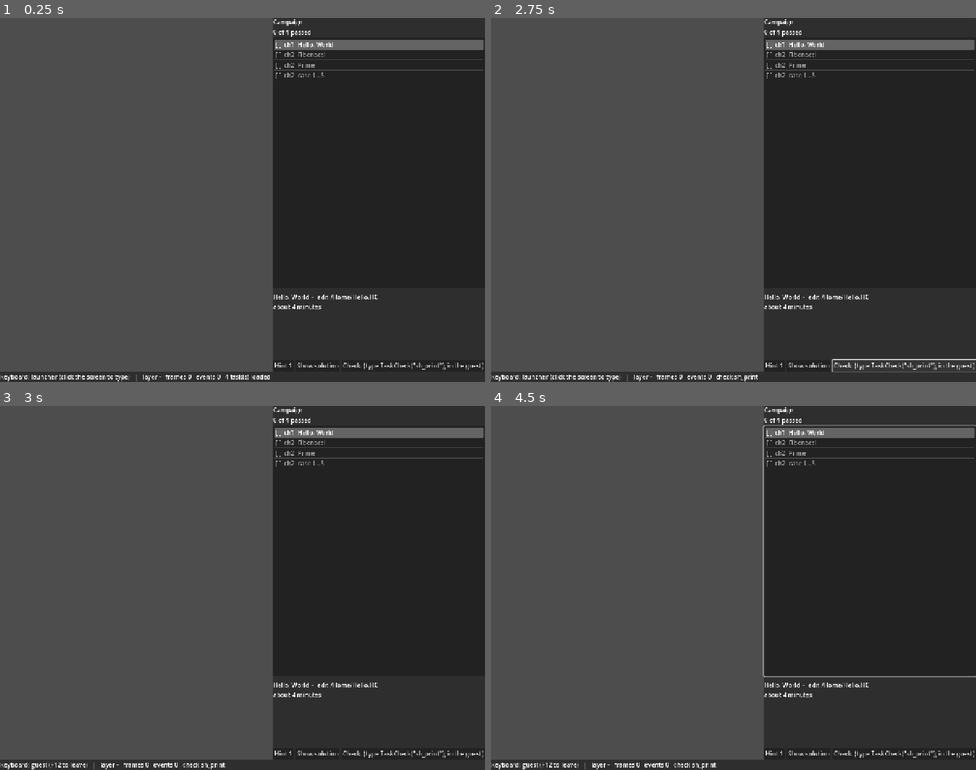
Above: before the commit, frames 1-4 (two rows, left to right).
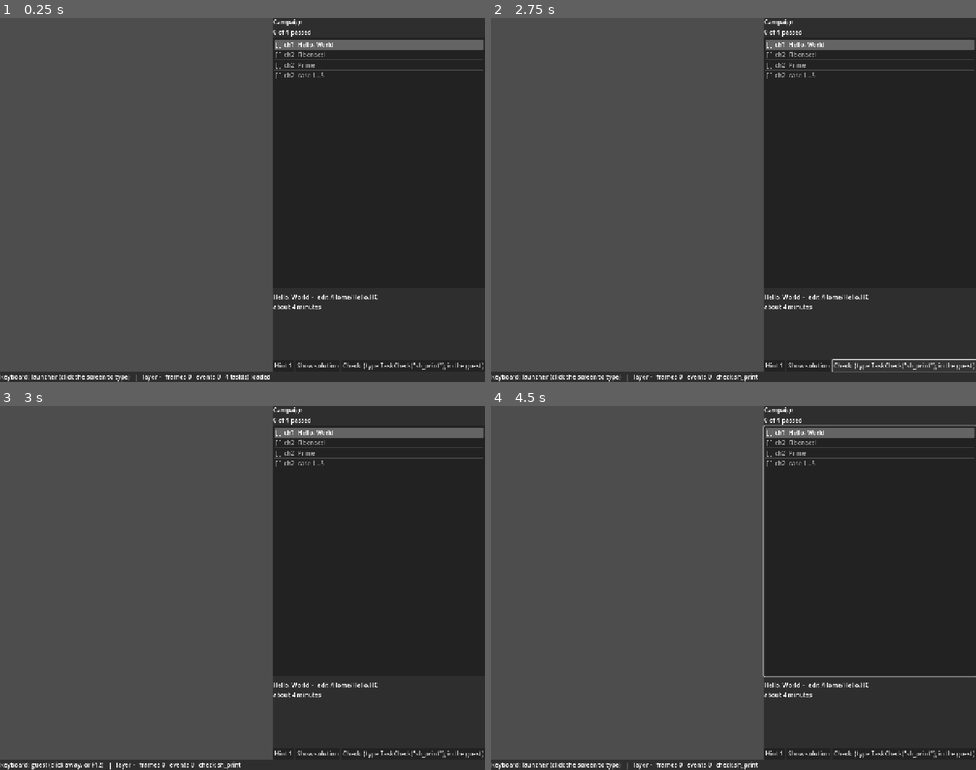
Above: after the commit, the same moments.

Repository: vladslugin/templeos-steam
Game: Godot game, scene res://scenes/Main.tscn
Two runs of this game, one before a commit and one after it. Both use one fixed random seed, a clock stepped at 60 frames per second and the inputs below.
Inputs (mouse positions are in pixels of both pictures, inside the frame that each line leads up to):
- Up to frame 1 (0.25 s): no input
- Up to frame 2 (2.75 s): click "Hint 1" at 0.5 s; click "Show solution" at 1.25 s; click "Check (type TaskCheck('sh_pri…" at 2 s
- Up to frame 3 (3 s): tap Enter at 2.75 s; move the mouse to (135, 584) at 2.77 s; hold Right from 2.78 s (still down); tap Shift at 2.85 s; click (135, 584) at 2.92 s
- Up to frame 4 (4.5 s): tap Space at 3.02, 3.5, 3.77 s; move the mouse to (636, 606) at 3.52 s; release Right at 3.53 s; hold Down 3.53-4.28 s; tap Ctrl at 3.6 s; click (636, 606) at 3.67 s; tap Enter at 4.25 s; move the mouse to (782, 507) at 4.27 s; hold Right from 4.28 s (still down); tap Alt at 4.35 s; click (782, 507) at 4.42 s

Frames 1-2 are identical in both runs. In frame 3, 0.3% of the frame differs, in the area x 10-50%, y 97-100%; in frame 4, 0.4%, in the area x 6-55%, y 97-100%.

Commit message:
The two cursors can be made to agree after all
The last commit said they could not, and settled for hiding one of them. That
was wrong, and it left the pointer landing somewhere other than where it was
aimed - worse with every stroke, which is the part that made it feel broken
rather than merely offset.

Three things were doing it, and only the third is really about the wire.

TempleOS halves incoming mouse movement. ms_hard.scale defaults to 0.5
(Kernel/SerialDev/Mouse.HC:358), so the pointer travelled half as far as the
hand did: asked to move 200 pixels it moved 100, asked for 400 it moved 200.
Terry documented the knob for this himself, in HomeLocalize.HC.

Its edge clamp rounds to the grid, which is 8 (Mouse.HC:210). Running the
pointer into a corner is how a relative device is told where it is, and with an
eight pixel grid the corner is only accurate to eight pixels - it came to rest
seven pixels off and stayed exactly seven pixels off at every position for the
rest of the session.

And a PS/2 packet carries nine signed bits of movement per axis, so a jump over
about 255 pixels arrives clipped. Moving a hand never does that. The pointer
coming back onto the guest's screen from the panel beside it does, every time,
and each one left the two ends further apart.

/Game/Pointer.HC handles the first two from inside the guest. GuestView syncs
once against a corner and breaks long jumps into pieces. Measured at eight
positions across the screen, from a cold boot: zero pixels of error at all of
them.

The cursor also used to disappear for as long as the keyboard was captured, so
reaching the hint button meant pressing an F12 nobody would think to press. It
now hides only while the pointer is over the guest, and clicking anything in the
launcher hands the keyboard back.

tools/measure_latency.py is here so the next "it lags" gets a number. Frames per
second is the wrong one and cost a day: the server holds an update request open
until pixels actually change, so a still desktop honestly answers two or three
times a second and nothing is wrong. Keystroke to pixels is the number that
matters - 40ms, of which the guest's own painting is 25.

That also corrects the figures in the last commit. The rate limit is worth
keeping, but attaching the launcher costs the guest six frames, not fifteen: 30
with the limit, 24 without.

Diff:
--- a/host/temple/scripts/GuestView.gd
+++ b/host/temple/scripts/GuestView.gd
@@ -15,11 +15,12 @@
 ## points at is what the guest is told about. Deriving them separately is how a
 ## cursor ends up somewhere other than where it appears.
 ##
-## Typing goes to the guest only while capture is on, and F12 always takes it
-## back - the OS has Ctrl-Alt combinations of its own, so a player who cannot
+## Typing goes to the guest while this view has focus, and clicking anything in
+## the launcher takes it back. F12 does too, for the times there is nothing to
+## click: the OS has Ctrl-Alt combinations of its own, so a player who cannot
 ## escape them is stuck.
 ##
-## THE MOUSE, and why the host cursor disappears while captured.
+## THE MOUSE, and why the host cursor disappears over the guest.
 ##
 ## TempleOS drives a PS/2 mouse, which is a relative device: the driver adds
 ## whatever the hardware reports to its own position and scales it on the way in
@@ -28,16 +29,26 @@
 ##     Kernel/SerialDev/Mouse.HC:11
 ##
 ## RFB, meanwhile, carries absolute coordinates, which QEMU converts back into
-## PS/2 deltas. So the guest's pointer is an integral of deltas scaled by a
-## factor the player can change in their start-up file (Doc/Customize.DD), and
-## it cannot be made to agree with an absolute host position. The usual answer -
-## attaching a USB tablet, which is absolute - is not open to us either: there
-## is no USB stack in this OS at all, by design.
-##
-## So there is no attempt to make two cursors agree. The host cursor is hidden
-## over the guest and the OS draws the only one you see. Move the mouse, its
-## pointer moves; there is nothing left to disagree with. Every emulator with a
-## relative-pointer guest does this, and it is why they feel right.
+## PS/2 movement. So the guest's pointer is an integral of movement, and the
+## usual way out - attaching a USB tablet, which is absolute - is not open to
+## us: there is no USB stack in this OS at all, by design.
+##
+## An integral can still be made exact, and here it is, in three parts. The
+## guest halves incoming movement by default and rounds its edge clamp to eight
+## pixels; /Game/Pointer.HC undoes both, and says why. sync_pointer below runs
+## the pointer into a corner once so the two ends agree where it is. And
+## _send_pointer breaks up any jump too large for a PS/2 packet, which is the
+## only way movement gets lost once the first two are done.
+##
+## Measured against a running guest, at eight positions across the screen: zero
+## pixels of error at every one of them.
+##
+## The host cursor is still hidden over the guest, because two cursors in the
+## same place is worse than one and the OS draws a better one than we would.
+## Hidden over the guest and nowhere else, though: tying it to keyboard capture
+## instead meant the cursor stayed invisible across the whole launcher, so
+## reaching the hint button took a keystroke nobody would guess. Hover is the
+## honest signal - the pointer is over the guest, so the guest is drawing it.
 
 signal capture_changed(captured: bool)
 
@@ -48,18 +59,17 @@
 		if captured == value:
 			return
 		captured = value
-		if captured:
-			# Hidden, not captured: Godot's captured mode reports only relative
-			# motion, and RFB needs a position to send. Confined keeps the
-			# pointer over the guest so its coordinates stay meaningful.
-			Input.set_mouse_mode(Input.MOUSE_MODE_HIDDEN)
-		else:
-			Input.set_mouse_mode(Input.MOUSE_MODE_VISIBLE)
+		if not captured:
 			_release_held_keys()
+		_sync_cursor()
 		capture_changed.emit(captured)
 		queue_redraw()
 
 var _held: Dictionary = {}
+var _hovering := false
+## The last position the guest was told about, so a long jump can be
+## broken into pieces it can actually receive. Negative until the first.
+var _last_sent := Vector2i(-1, -1)
 var _scale := 1
 var _origin := Vector2.ZERO
 var _native := Vector2i(640, 480)
@@ -70,6 +80,11 @@
 	focus_mode = Control.FOCUS_ALL
 	mouse_filter = Control.MOUSE_FILTER_STOP
 	resized.connect(_recompute)
+	mouse_entered.connect(_on_hover_changed.bind(true))
+	mouse_exited.connect(_on_hover_changed.bind(false))
+	# Clicking a button in the launcher moves focus, and that is the clearest
+	# statement a player can make that they are done typing at the guest.
+	focus_exited.connect(func() -> void: captured = false)
 
 
 func attach(client: RfbClient) -> void:
@@ -77,6 +92,7 @@
 	rfb.connected.connect(func(w: int, h: int) -> void:
 		_native = Vector2i(w, h)
 		_recompute()
+		sync_pointer()
 		queue_redraw())
 	rfb.frame_updated.connect(queue_redraw)
 
@@ -117,13 +133,11 @@
 		accept_event()
 
 	elif event is InputEventMouseMotion:
-		var p := _guest_pos((event as InputEventMouseMotion).position)
-		rfb.send_pointer(p.x, p.y, _button_mask())
+		_send_pointer(_guest_pos((event as InputEventMouseMotion).position))
 		accept_event()
 
 	elif event is InputEventMouseButton:
-		var p := _guest_pos((event as InputEventMouseButton).position)
-		rfb.send_pointer(p.x, p.y, _button_mask())
+		_send_pointer(_guest_pos((event as InputEventMouseButton).position))
 		accept_event()
 
 
@@ -163,10 +177,25 @@
 		_held.erase(sym)
 
 
+func _on_hover_changed(inside: bool) -> void:
+	_hovering = inside
+	_sync_cursor()
+
+
+## Hidden only where the guest draws its own pointer: over this view, while it
+## is the thing taking keystrokes. Anywhere else the launcher is an ordinary
+## window and wants an ordinary cursor.
+func _sync_cursor() -> void:
+	var hide_it := captured and _hovering
+	# Hidden rather than Godot's captured mode: captured reports only relative
+	# motion, and RFB needs a position to send.
+	Input.set_mouse_mode(Input.MOUSE_MODE_HIDDEN if hide_it
+			else Input.MOUSE_MODE_VISIBLE)
+
+
 func _exit_tree() -> void:
 	# Leaving with the cursor hidden would hide it everywhere.
-	if captured:
-		Input.set_mouse_mode(Input.MOUSE_MODE_VISIBLE)
+	Input.set_mouse_mode(Input.MOUSE_MODE_VISIBLE)
 
 
 func _release_held_keys() -> void:
@@ -177,6 +206,57 @@
 	for sym: int in _held.keys():
 		rfb.send_key(sym, false)
 	_held.clear()
+
+
+## The furthest the guest can be moved by one report.
+##
+## RFB carries a position, but the guest has a PS/2 mouse, which carries
+## movement - nine signed bits of it per axis. The emulator turns consecutive
+## positions into movement, so a jump of more than about 255 pixels arrives
+## clipped, and the pointer is then out of step for good: nothing downstream
+## ever gets told where it was supposed to be.
+##
+## Moving a hand never does this - it is a few pixels per report. Coming back
+## onto the guest's screen from the panel beside it does, every time.
+const MAX_POINTER_STEP := 200
+
+
+## Tell the guest where the pointer is, in pieces if it is far from where it
+## last heard. The steps are sent in the same frame; nothing waits.
+func _send_pointer(p: Vector2i) -> void:
+	if _last_sent.x >= 0:
+		var d := p - _last_sent
+		var far := maxi(absi(d.x), absi(d.y))
+		var steps := (far + MAX_POINTER_STEP - 1) / MAX_POINTER_STEP
+		for i in range(1, steps):
+			var mid := _last_sent + Vector2i(Vector2(d) * (float(i) / float(steps)))
+			rfb.send_pointer(mid.x, mid.y, _button_mask())
+	rfb.send_pointer(p.x, p.y, _button_mask())
+	_last_sent = p
+
+
+## Put the guest's pointer somewhere both ends agree on.
+##
+## The launcher knows where the player is pointing. The guest only knows how far
+## it has been told to move, and it started wherever it started - the middle of
+## the screen, as it happens. Nothing connects the two until they are made to
+## meet, and until then the guest draws its cursor at a fixed offset from the
+## player's hand, which is precisely what "the cursor is not where it really is"
+## looks like.
+##
+## Sweeping to the far corner and back pins it. The guest clamps at its own
+## edges, so a sweep wider than the screen leaves the pointer in the corner
+## wherever it began, and counting can start from there. It costs one flick
+## across the screen, once, before anybody is looking.
+func sync_pointer() -> void:
+	if rfb == null:
+		return
+	# Anchor the launcher's end first: the emulator works in differences, and
+	# the first one is measured from whatever it happens to remember.
+	rfb.send_pointer(0, 0, 0)
+	_last_sent = Vector2i.ZERO
+	_send_pointer(Vector2i(_native.x - 1, _native.y - 1))
+	_send_pointer(Vector2i.ZERO)
 
 
 ## Where in the guest's 640x480 the pointer is. Same origin and scale as _draw,
--- a/host/temple/scripts/Main.gd
+++ b/host/temple/scripts/Main.gd
@@ -30,12 +30,28 @@
 var _auto_check := ""
 var _auto_done := false
 
+## Once-a-second timing report, so "it lags" can be turned into numbers.
+##
+## Read frames/s carefully: it counts updates that arrived, and the server holds
+## an incremental request open until pixels actually change, so a still desktop
+## honestly produces two or three a second and that is not a fault. It is worth
+## looking at only next to what the guest thinks it is painting - its own status
+## line prints an FPS - and the two should be close while anything is moving.
+## What a player feels is the delay between a keystroke and seeing it, which
+## this cannot see; that is measured against the guest from outside.
+var _stats := false
+var _stat_msec := 0
+var _stat_frames := 0
+var _proc_usec := 0
+
 
 func _ready() -> void:
 	var args := OS.get_cmdline_user_args()
 	for i in args.size():
 		if args[i] == "--check" and i + 1 < args.size():
 			_auto_check = args[i + 1]
+		if args[i] == "--stats":
+			_stats = true
 
 	rfb = RfbClient.new()
 	add_child(rfb)
@@ -72,14 +88,30 @@
 
 
 func _process(_delta: float) -> void:
+	var t0 := Time.get_ticks_usec()
 	# RfbClient drops the request if one is still outstanding, so asking every
 	# frame cannot pile up - it simply keeps the pipe full.
-	rfb.request_update(true)
+	rfb.request_update()
 	_refresh()
+	_proc_usec += Time.get_ticks_usec() - t0
+
+	if _stats:
+		var now := Time.get_ticks_msec()
+		if _stat_msec == 0:
+			_stat_msec = now
+		elif now - _stat_msec >= 1000:
+			var secs := (now - _stat_msec) / 1000.0
+			print("frames/s %.1f   engine fps %d   launcher %.1f ms/frame"
+					% [(_frames - _stat_frames) / secs,
+					   Engine.get_frames_per_second(),
+					   _proc_usec / 1000.0 / maxf(1.0, Engine.get_frames_per_second() * secs)])
+			_stat_msec = now
+			_stat_frames = _frames
+			_proc_usec = 0
 
 
 func _refresh() -> void:
-	var capture := "keyboard: guest (F12 to leave)" if _guest.captured \
+	var capture := "keyboard: guest (click away, or F12)" if _guest.captured \
 			else "keyboard: launcher (click the screen to type)"
 	_status.text = "%s   |   layer %s   frames %d   events %d   %s" % [
 		capture, _layer_ver, _frames, _events, _last]
--- a/host/temple/scripts/RfbClient.gd
+++ b/host/temple/scripts/RfbClient.gd
@@ -55,9 +55,22 @@
 
 ## Never ask for updates faster than this. Every request makes the server scan
 ## the whole framebuffer for changes, and that scan competes with emulation on
-## the same CPU - measured on this guest, asking every frame took it from 26 FPS
-## to 11. The guest paints at 29.97 (WINMGR_FPS), so anything above that rate is
-## pure cost. 30ms leaves a little headroom under it.
+## the same CPU. The guest paints at 29.97 (WINMGR_FPS), so asking faster than
+## it can draw is pure cost: with this limit it holds its full 30 while the
+## launcher watches, and without it, 24.
+##
+## It costs nothing in return, which is worth spelling out because it looks
+## like it should. The server holds an incremental request open until pixels
+## actually change, so the wait is almost always longer than 30ms and the limit
+## never comes into it; it bites only when the screen is already changing
+## faster than the guest can paint. Measured against this guest, keystroke to
+## pixels on the wire is around 40ms either way - tools/measure_latency.py.
+##
+## What does hurt is going quiet. QEMU stretches its own scan interval every
+## time it looks and finds nobody waiting, so a client that leaves the server
+## unasked for 300ms is answered in 147ms instead of 40. That cannot happen
+## here - _process asks on every frame - but it is why the request is renewed
+## unconditionally rather than only when something seems to have changed.
 var min_request_interval_msec := 30
 var _last_request_msec := 0
 
Not shown, changed: guest/Game/GameInit.HC
Not shown, added: guest/Game/Pointer.HC
Not shown, added: tools/measure_latency.py
